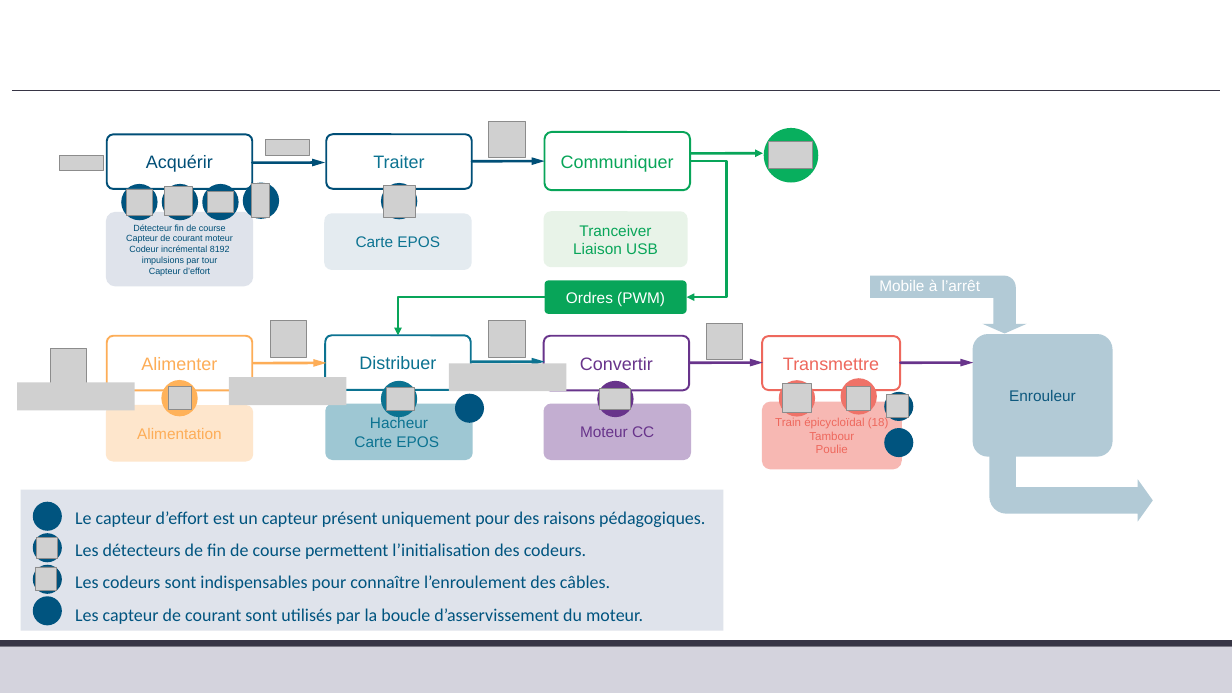
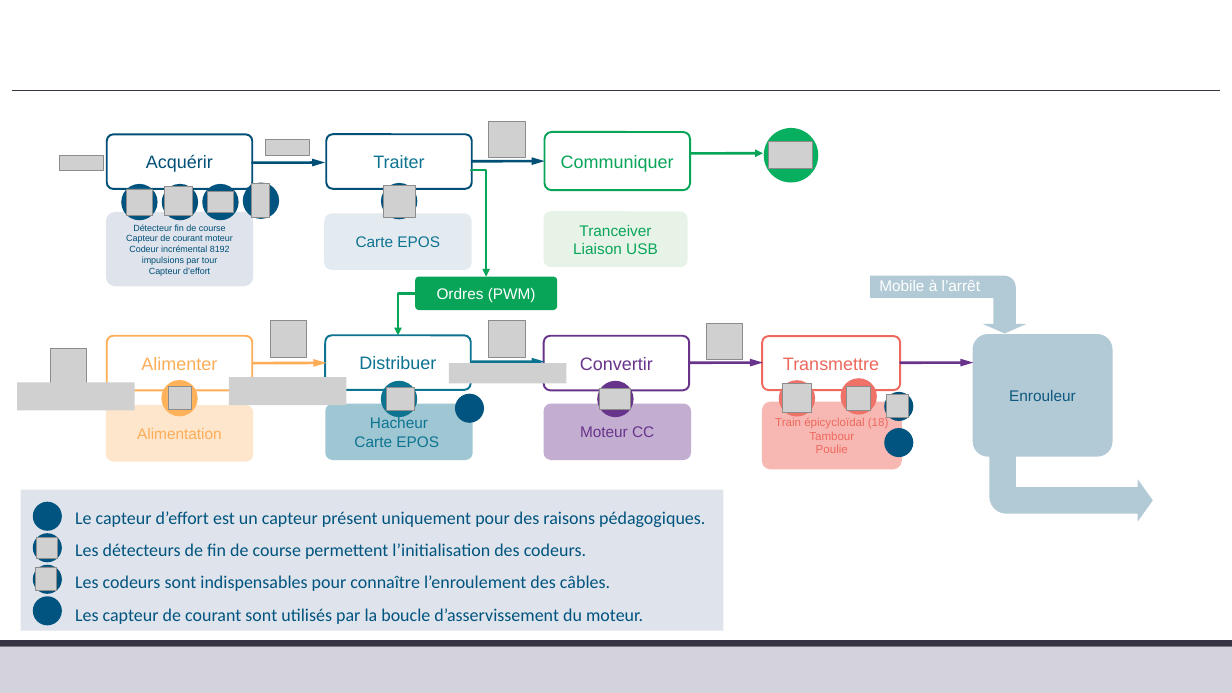
Before and after one commit to xpessoles/TP_Corriges, a slide deck: slide 4 of 16_RC4/16_RC4_Corrige.pptx. Drawn at 1232x693 pixels with LibreOffice and Linux fonts; fonts in the diff are those of the drawing; grey boxes stand for pictures; background and template pictures are left out. Boxes give left, top, right and bottom in pixels: in the first picture for what was removed or moved away, otherwise in the second. Text is boxed around its words. In the diff, an @@ line names an element or a change of style, - is before the commit and + after.

```diff
--- a/16_RC4/16_RC4_Corrige.pptx
+++ b/16_RC4/16_RC4_Corrige.pptx
@@ elbow arrow moved from (690, 161) - (687, 298) to (471, 171) - (486, 276) @@
@@ elbow arrow moved from (544, 298) - (398, 335) to (415, 294) - (398, 335) @@
@@ rounded rectangle "Ordres (PWM)" moved from (x1=544, y1=281, x2=687, y2=314) to (x1=415, y1=276, x2=557, y2=310) @@
@@ picture resized from (x1=449, y1=363, x2=567, y2=391) to (x1=449, y1=363, x2=567, y2=384) @@
```
Also in this commit, not shown: 2 slides added.
